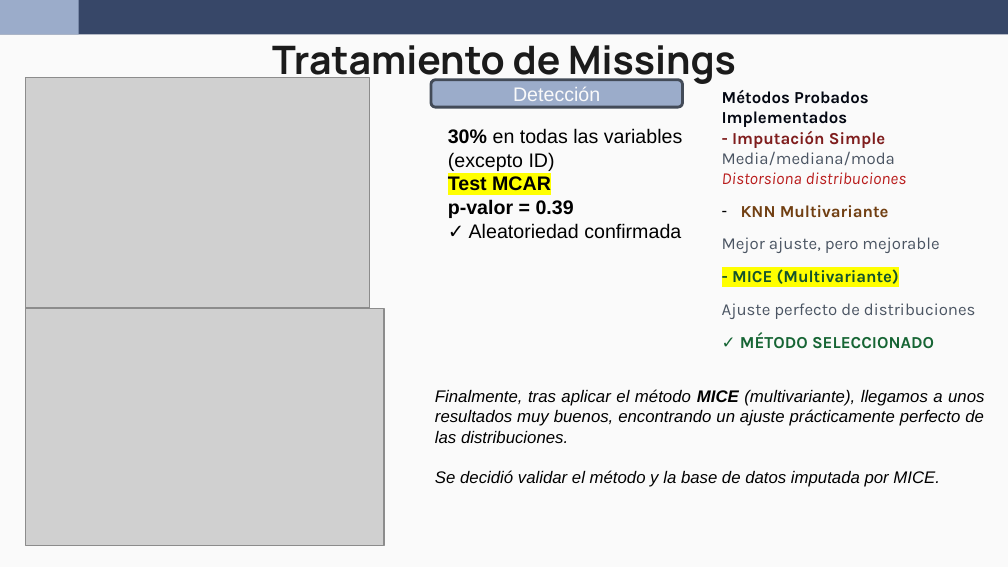
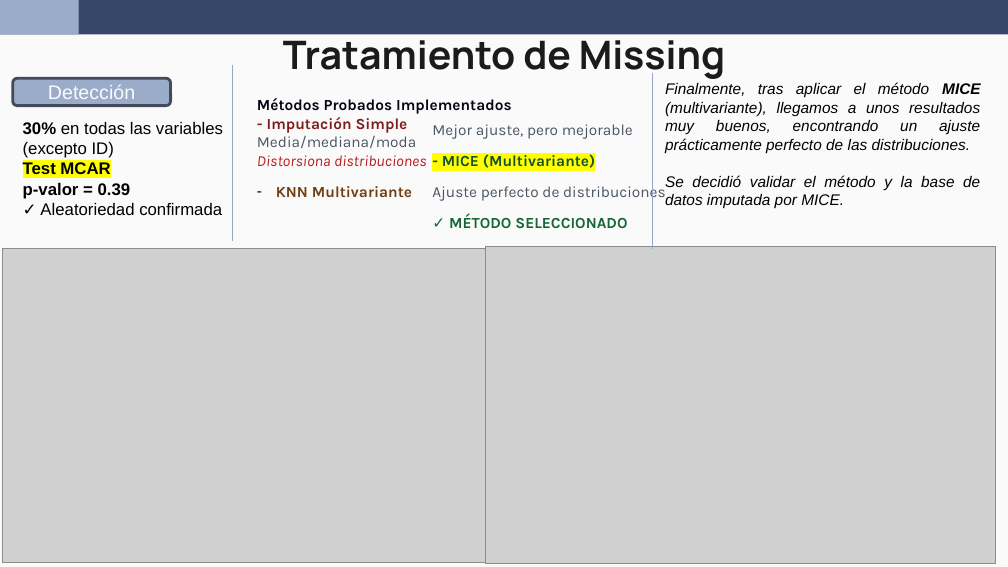
Before and after one commit to wen2111/Mineria, a slide deck: slide 7 of Entrega_1/0 - REPORTE/Reporte_Grupo5.pptx. Drawn at 1008x567 pixels with LibreOffice and Linux fonts; fonts in the diff are those of the drawing; grey boxes stand for pictures. Boxes give left, top, right and bottom in pixels: in the first picture for what was removed or moved away, otherwise in the second. Text is boxed around its words. In the diff, an @@ line names an element or a change of style, - is before the commit and + after.

```diff
--- a/Entrega_1/0 - REPORTE/Reporte_Grupo5.pptx
+++ b/Entrega_1/0 - REPORTE/Reporte_Grupo5.pptx
@@ title at (283,33,725,81): text changed @@
-Tratamiento de Missings
+Tratamiento de Missing
@@ rounded rectangle "Detección": place and size @@
-rounded rectangle "Detección" at (431,80,683,107)
+rounded rectangle "Detección" at (13,79,171,106)
@@ line added from (233, 66) to (233, 241), #96A8C7 0.75 pt @@
@@ line added from (652, 73) to (652, 249), #96A8C7 0.75 pt @@
@@ text "Finalmente, tras aplicar el método ...": place and size @@
-text "Finalmente, tras aplicar el método ..." at (435,389,984,487)
+text "Finalmente, tras aplicar el método ..." at (665,82,980,209)
@@ text "Finalmente, tras aplicar el método ..." at (665,82,980,209): size 12 to 11 pt @@
@@ text "30% en todas las variables ...": place and size @@
-text "30% en todas las variables ..." at (448,128,683,239)
+text "30% en todas las variables ..." at (23,122,223,215)
@@ text "30% en todas las variables ..." at (23,122,223,215): size 14 to 12 pt @@
@@ text added at (257,98,512,197), 11 pt, text #030712, bold @@
+Métodos Probados Implementados
+- Imputación Simple
+Media/mediana/moda
+Distorsiona distribuciones
+– KNN Multivariante
@@ text "Mejor ajuste, pero mejorable" at (432,124,666,228): size 12 to 11 pt @@
@@ text "Mejor ajuste, pero mejorable": place and size @@
-text "Mejor ajuste, pero mejorable" at (722,90,976,349)
+text "Mejor ajuste, pero mejorable" at (432,124,666,228)
@@ text at (722,90,907,218): paragraphs removed @@
-Métodos Probados Implementados
-- Imputación Simple
-Media/mediana/moda
-Distorsiona distribuciones
-– KNN Multivariante
@@ picture: place and size @@
-picture at (25,78,369,308)
+picture at (2,248,485,561)
@@ picture: place and size @@
-picture at (25,308,384,546)
+picture at (485,247,995,563)
```
Also in this commit, not shown: 5 other slides changed, 5 other files.
